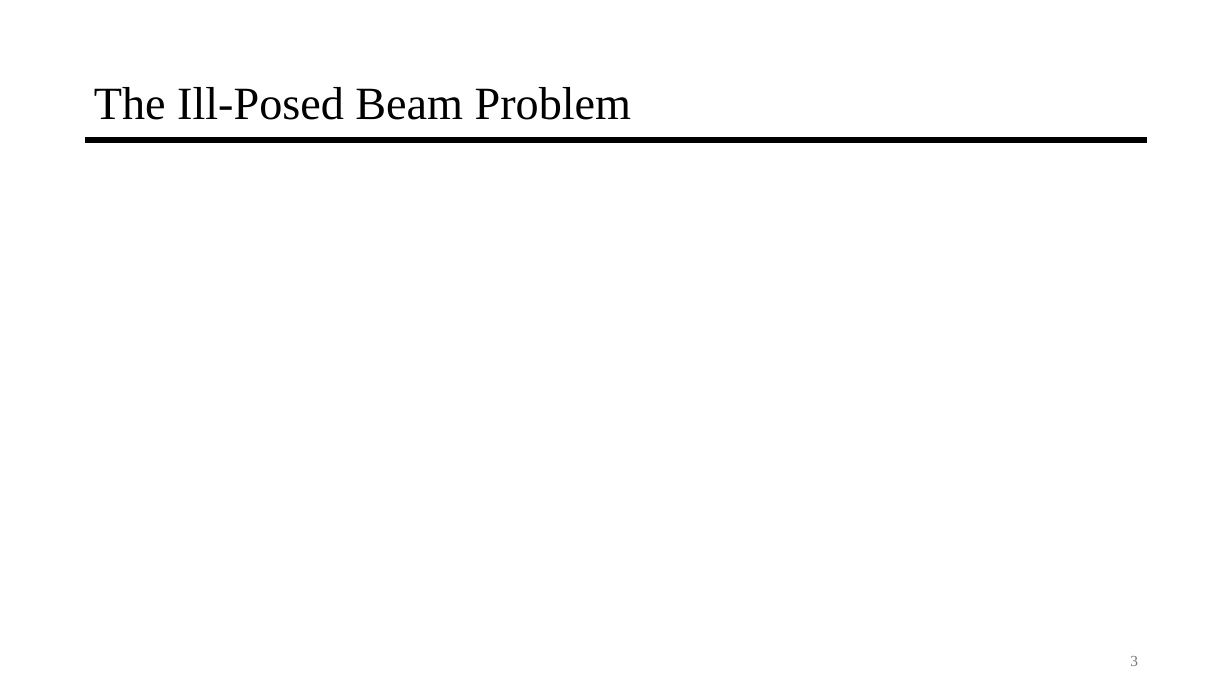
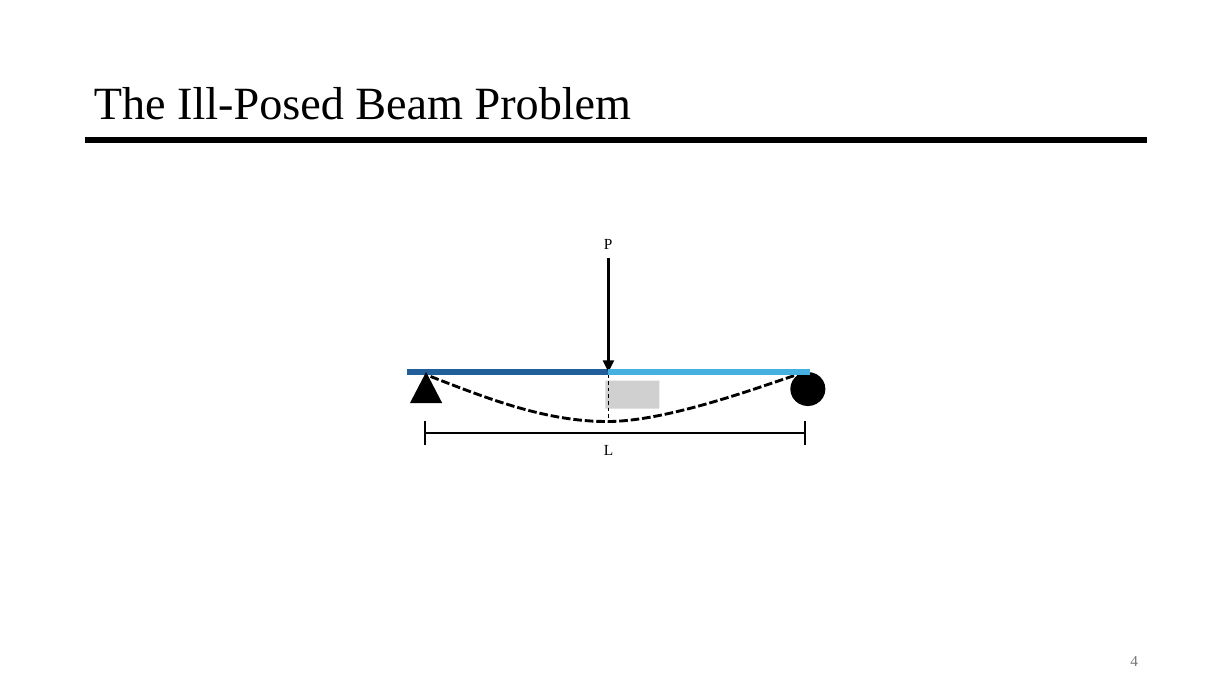
Before and after one commit to jyarch/inverse-mechanics-course, a slide deck: slide 4 of 1-Bridge-Problem/1-Bridge-Problem.pptx (slide 3 before the commit). Drawn at 1232x693 pixels with LibreOffice and Linux fonts; fonts in the diff are those of the drawing; grey boxes stand for pictures. Boxes give left, top, right and bottom in pixels: in the first picture for what was removed or moved away, otherwise in the second. Text is boxed around its words. In the diff, an @@ line names an element or a change of style, - is before the commit and + after.

Commit message:
intro slides - create 3 example problems
problem 1 - image blurring
problem 2 - simple beam problem, direct and inverse
problem 3 - simple beam problem with two materials

in addition, add more detail to definition slides

```diff
--- a/1-Bridge-Problem/1-Bridge-Problem.pptx
+++ b/1-Bridge-Problem/1-Bridge-Problem.pptx
@@ group added at [407, 239, 825, 455]: 5 lines, 2 texts, 1 ellipse, 1 triangle, 1 arrow, 1 freeform shape, 1 picture @@
+L
+P
@@ line added from (609, 372) to (811, 372), #46B1E1 4.5 pt @@
@@ page number at [1130, 656, 1138, 666]: text changed @@
-3
+4
```
Also in this commit, not shown: 1 other slide changed, 1 slide added, 1 other file.
